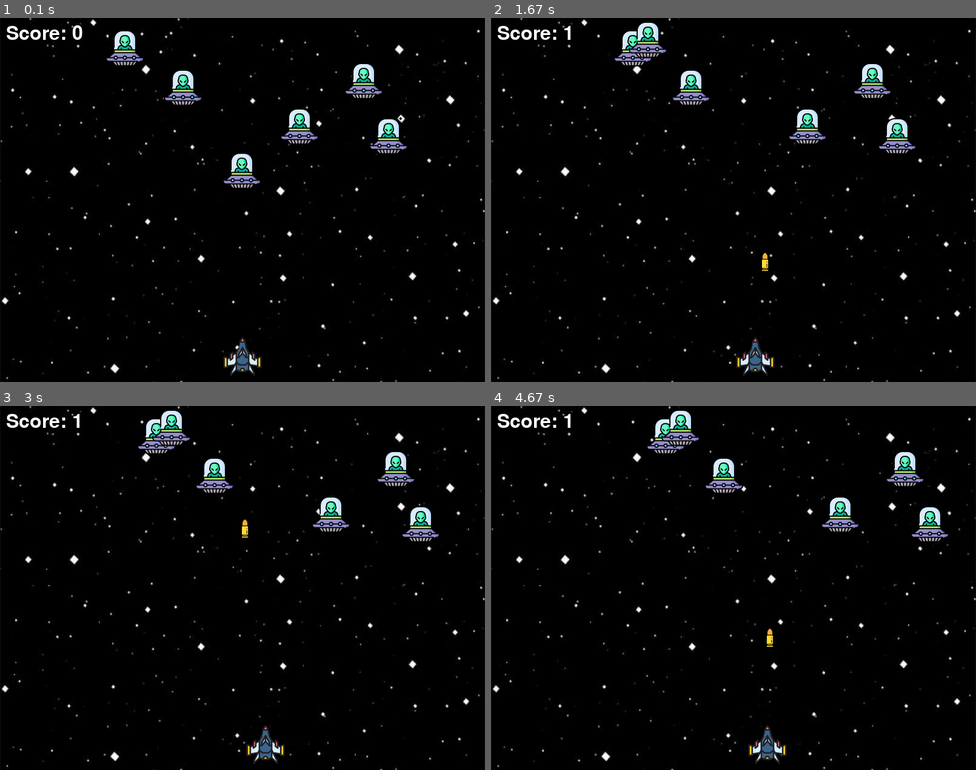
Above: before the commit, frames 1-4 (two rows, left to right).
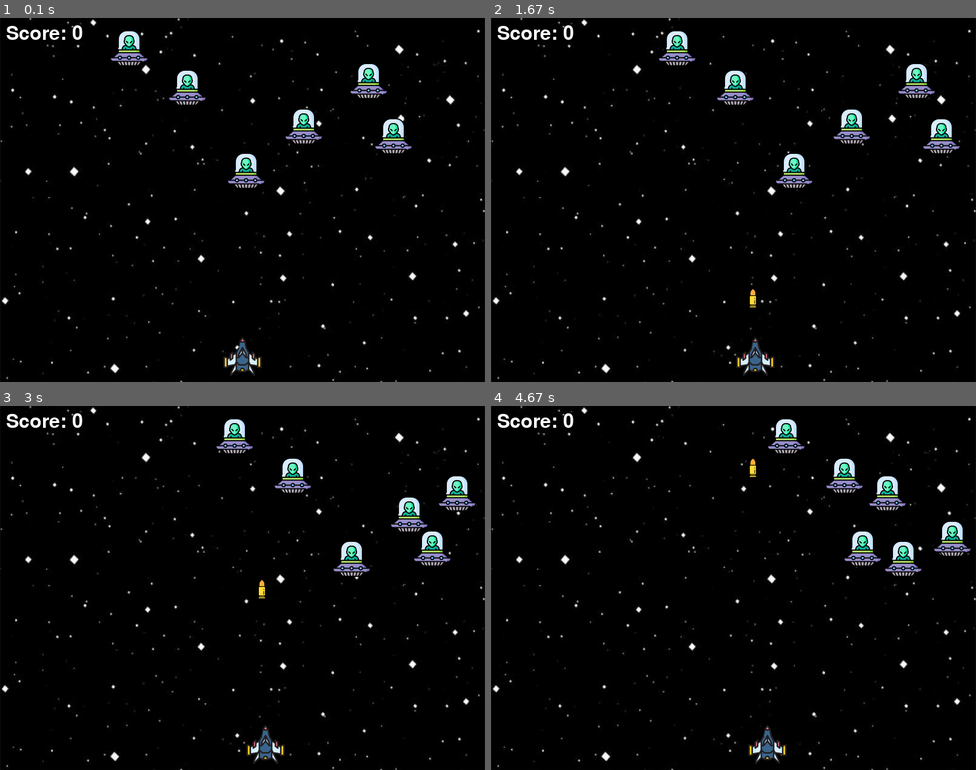
Above: after the commit, the same moments.

Repository: Hoklifter/studies
Game: pygame game, started from Python/pygame/Space Invaders/main.py
Same seed, same stepped clock (60 frames per second), same inputs: the game is played once before the commit and once after it.
Inputs:
- Up to frame 1 (0.1 s): no input
- Up to frame 2 (1.67 s): hold Right 0.33-0.8 s; hold Right 0.83-1.3 s; tap Space at 0.9, 1.2, 1.4 s; hold Left from 1.33 s (still down)
- Up to frame 3 (3 s): tap Space at 1.7, 1.97, 2.27, 2.4, 2.7 s; release Left at 1.87 s; hold Left 1.9-2.3 s; hold Right 2.33-2.97 s
- Up to frame 4 (4.67 s): hold Left 3-3.47 s; tap Space at 3.07, 3.37, 3.57, 3.87, 4.07, 4.37, 4.57 s; hold Right 3.5-3.97 s; hold Right 4-4.47 s; hold Left from 4.5 s (still down)

The runs differ from the first frame. In frame 1, 2.2% of the frame differs, in the area x 22-85%, y 3-47%; in frame 2, 4.4%, in the area x 15-97%, y 1-80%; in frame 3, 4.3%; in frame 4, 4.4%.

Commit message:
Game Over

Diff:
--- a/Python/pygame/Space Invaders/main.py
+++ b/Python/pygame/Space Invaders/main.py
@@ -44,7 +44,7 @@
     enemyImg.append(pygame.image.load('alien64.png'))
     enemyX.append(random.randint(0, WIDTH-64))
     enemyY.append(random.randint(0, (HEIGHT // 2)-64))
-    enemyX_change.append(0.3)
+    enemyX_change.append(1)
     enemyY_change.append(40)
 
 
@@ -59,17 +59,25 @@
 bulletImg = pygame.image.load('bullet32.png')
 bulletX = 0
 bulletY = playerY
-bulletY_change = 10
+bulletY_change = 2
 bullet_state = 'ready'
+
 # Score
 score_value = 0
 font = pygame.font.Font('freesansbold.ttf', 32)
 textX = 10
 textY = 10
 
+# Game Over Text
+over_font = pygame.font.Font('freesansbold.ttf', 64)
+
 def show_score(x, y):
     score = font.render(f"Score: {score_value}", True, (255, 255, 255))
     screen.blit(score, (x, y))
+
+def game_over_text():
+    over_text = over_font.render(f"GAME OVER", True, (255, 255, 255))
+    screen.blit(over_text, (WIDTH // 2 - 200, HEIGHT // 2))
 
 def fire_bullet(x, y):
     global bullet_state
@@ -94,6 +102,7 @@
     screen.blit(background, (0,0))
 
     for event in pygame.event.get():
+
         if event.type == pygame.QUIT:
             running = False
 
@@ -129,12 +138,20 @@
 
     # Enemy Movement
     for i in range(num_of_enemies):
+
+        # Game Over
+        if enemyY[i] > playerY - 40:
+            for j in range(num_of_enemies):
+                enemyY[j] = 2000
+            game_over_text()
+            break
+
         enemyX[i] += enemyX_change[i]
         if enemyX[i] <= 0:
-            enemyX_change[i] = 0.5
+            enemyX_change[i] = 1
             enemyY[i] += enemyY_change[i]
         elif enemyX[i] >= WIDTH - 64:
-            enemyX_change[i] = -0.5
+            enemyX_change[i] = -1
             enemyY[i] += enemyY_change[i]
 
         # Collision
